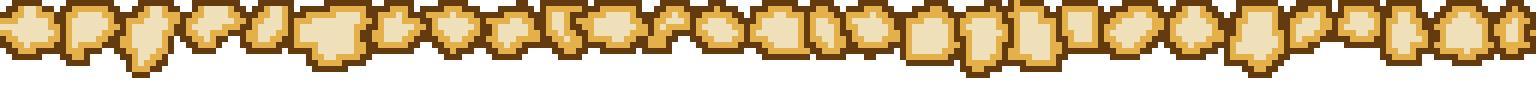
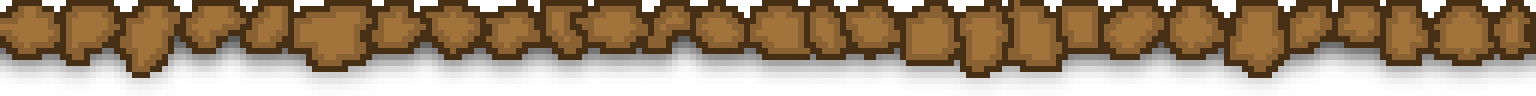
Revision of a layered (1536, 96) image; what changed, layer by layer:
painted on "Border" over bbox(0, 0, 1536, 78)
painted on "Shadow" over bbox(0, 0, 1536, 78)
painted on "Base" over bbox(0, 0, 1536, 78)
added layer "Mask copy" above "Background" over bbox(0, 36, 1536, 96)
